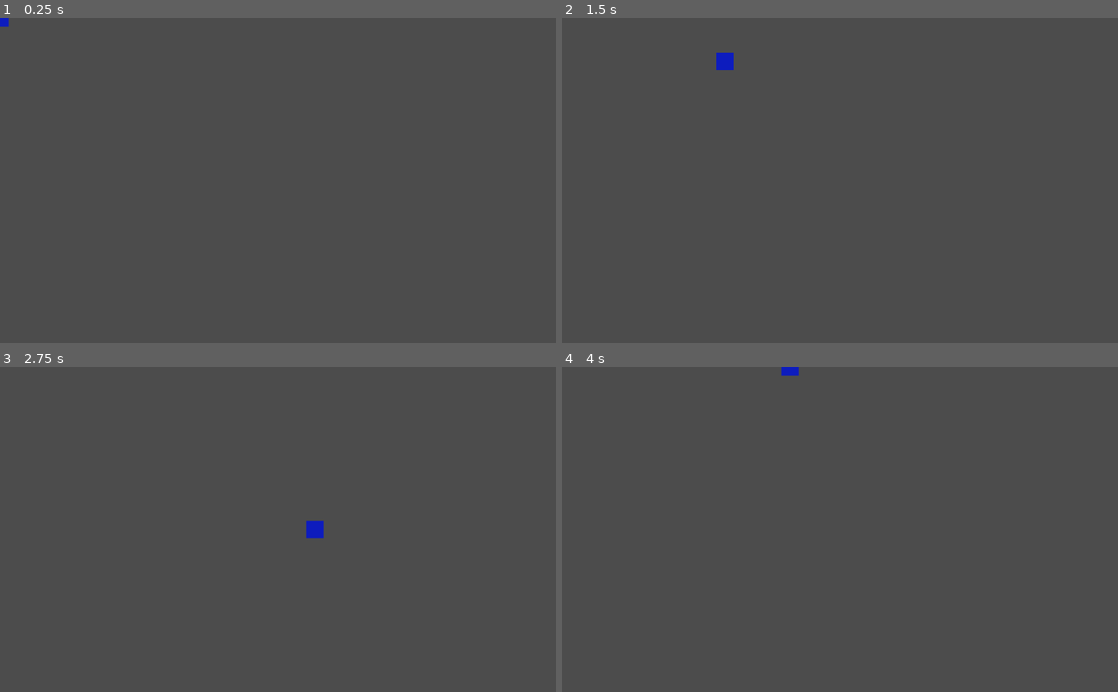
Above: before the commit, frames 1-4 (two rows, left to right).
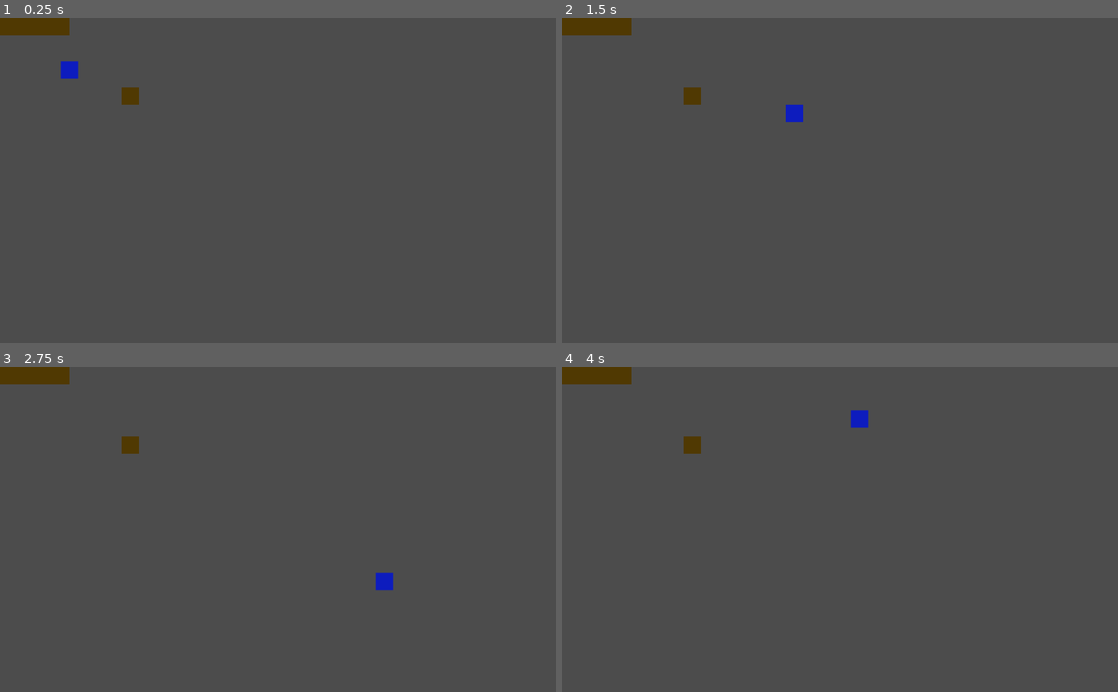
Above: after the commit, the same moments.

Repository: erikmetz/fuzzy-octo-succotash
Game: Godot game, scene res://Main.tscn
The game is run twice, just before and just after one commit, with the same random seed, the same clock (stepped at 60 frames per second) and the same inputs. Before the commit the project starts from res://Node.tscn.
Inputs:
- Up to frame 1 (0.25 s): no input
- Up to frame 2 (1.5 s): tap Enter at 0.5 s; hold Right (ui_right) 0.53-1.28 s; hold Down (ui_down) from 1.28 s (still down)
- Up to frame 3 (2.75 s): release Down (ui_down) at 2.03 s; hold Right (ui_right) from 2.03 s (still down)
- Up to frame 4 (4 s): release Right (ui_right) at 2.78 s; hold Up (ui_up) 2.78-3.53 s; hold Left (ui_left) from 3.53 s (still down)

The runs differ from the first frame. In frame 1, 1.0% of the frame differs, in the area x 0-25%, y 0-27%; in frame 2, 1.2%; in frame 3, 1.2%, in the area x 0-71%, y 0-69%; in frame 4, 1.1%.

Commit message:
i made some walls

Diff:
--- /dev/null
+++ b/Main.tscn
@@ -0,0 +1,30 @@
+[gd_scene load_steps=3 format=2]
+
+[ext_resource path="res://Player.tscn" type="PackedScene" id=1]
+[ext_resource path="res://Wall.tscn" type="PackedScene" id=2]
+
+[node name="Main" type="Node" index="0"]
+
+[node name="Player" parent="." index="0" instance=ExtResource( 1 )]
+
+position = Vector2( 128, 96 )
+
+[node name="Wall" parent="." index="1" instance=ExtResource( 2 )]
+
+position = Vector2( 16, 16 )
+
+[node name="Wall2" parent="." index="2" instance=ExtResource( 2 )]
+
+position = Vector2( 48, 16 )
+
+[node name="Wall3" parent="." index="3" instance=ExtResource( 2 )]
+
+position = Vector2( 80, 16 )
+
+[node name="Wall4" parent="." index="4" instance=ExtResource( 2 )]
+
+position = Vector2( 112, 16 )
+
+[node name="Wall5" parent="." index="5" instance=ExtResource( 2 )]
+
+position = Vector2( 240, 144 )
--- a/Player.gd
+++ b/Player.gd
@@ -7,6 +7,9 @@
 	screensize = get_viewport_rect().size
 
 func _process(delta):
+	pass
+
+func _physics_process(delta):
 	var velocity = Vector2()
 	if Input.is_action_pressed("ui_up"):
 		velocity.y -= 1
@@ -18,6 +21,4 @@
 		velocity.x += 1
 	if velocity.length() > 0:
 		velocity = velocity.normalized() * speed
-	position += velocity * delta
-	position.x = clamp(position.x, 0, screensize.x)
-	position.y = clamp(position.y, 0, screensize.y)
+	velocity = move_and_slide(velocity)
--- /dev/null
+++ b/Player.tscn
@@ -0,0 +1,40 @@
+[gd_scene load_steps=3 format=2]
+
+[ext_resource path="res://Player.gd" type="Script" id=1]
+
+[sub_resource type="RectangleShape2D" id=1]
+
+custom_solver_bias = 0.0
+extents = Vector2( 16, 16 )
+
+[node name="Player" type="KinematicBody2D"]
+
+input_pickable = false
+collision_layer = 1
+collision_mask = 1
+collision/safe_margin = 0.08
+script = ExtResource( 1 )
+__meta__ = {
+"_edit_group_": true,
+"_edit_lock_": true
+}
+speed = 400
+
+[node name="Polygon2D" type="Polygon2D" parent="." index="0"]
+
+polygon = PoolVector2Array( -16, -16, -16, 16, 16, 16, 16, -16 )
+uv = PoolVector2Array(  )
+color = Color( 0.0524597, 0.112069, 0.746094, 1 )
+vertex_colors = PoolColorArray(  )
+offset = Vector2( 0, 0 )
+antialiased = false
+texture = null
+texture_offset = Vector2( 0, 0 )
+texture_scale = Vector2( 1, 1 )
+texture_rotation_degrees = 0.0
+invert_enable = false
+invert_border = 100.0
+
+[node name="CollisionShape2D" type="CollisionShape2D" parent="." index="1"]
+
+shape = SubResource( 1 )
--- /dev/null
+++ b/Wall.tscn
@@ -0,0 +1,35 @@
+[gd_scene load_steps=2 format=2]
+
+[sub_resource type="RectangleShape2D" id=1]
+
+custom_solver_bias = 0.0
+extents = Vector2( 16, 16 )
+
+[node name="Wall" type="KinematicBody2D"]
+
+input_pickable = false
+collision_layer = 1
+collision_mask = 1
+collision/safe_margin = 0.08
+__meta__ = {
+"_edit_group_": true
+}
+
+[node name="CollisionShape2D" type="CollisionShape2D" parent="." index="0"]
+
+shape = SubResource( 1 )
+
+[node name="Polygon2D" type="Polygon2D" parent="." index="1"]
+
+polygon = PoolVector2Array( -16, -16, -16, 16, 16, 16, 16, -16 )
+uv = PoolVector2Array(  )
+color = Color( 0.316406, 0.225042, 0.00865173, 1 )
+vertex_colors = PoolColorArray(  )
+offset = Vector2( 0, 0 )
+antialiased = false
+texture = null
+texture_offset = Vector2( 0, 0 )
+texture_scale = Vector2( 1, 1 )
+texture_rotation_degrees = 0.0
+invert_enable = false
+invert_border = 100.0
--- a/project.godot
+++ b/project.godot
@@ -11,7 +11,7 @@
 [application]
 
 config/name="New Game Project"
-run/main_scene="res://Node.tscn"
+run/main_scene="res://Main.tscn"
 config/icon="res://icon.png"
 
 [rendering]
